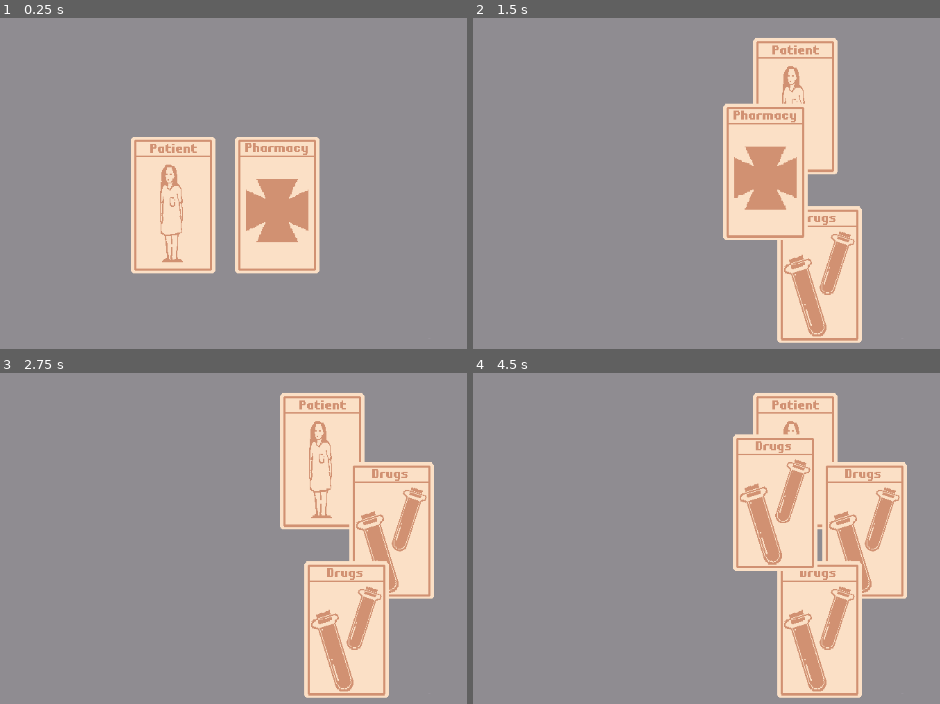
Above: before the commit, frames 1-4 (two rows, left to right).
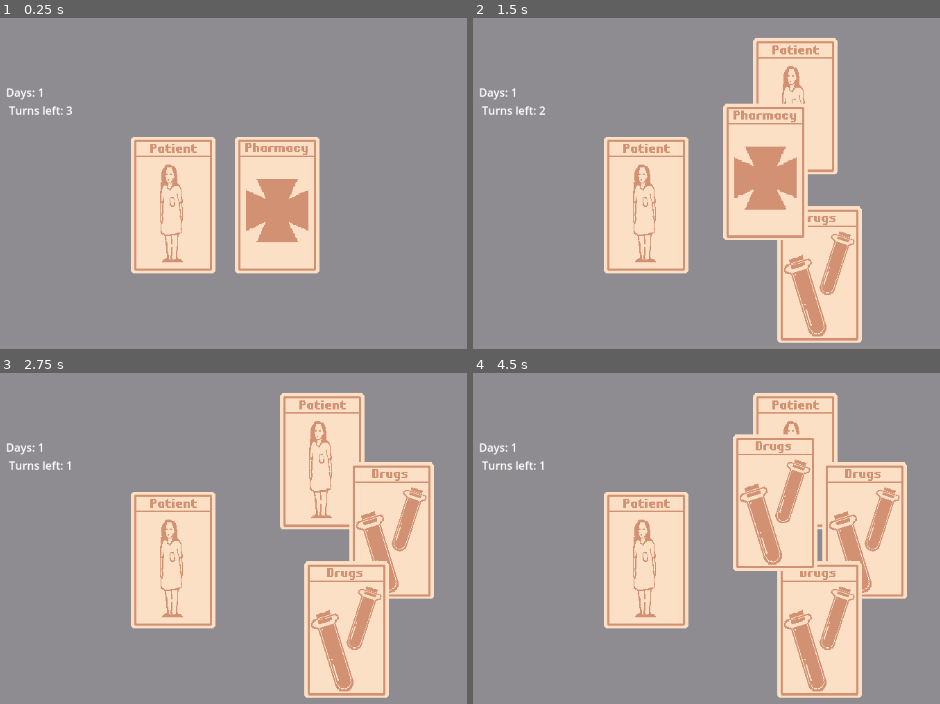
Above: after the commit, the same moments.

Repository: Pegasojuegos/Take-a-Pill
Game: Godot game, scene res://scenes/main.tscn
Same seed, same stepped clock (60 frames per second), same inputs: the game is played once before the commit and once after it.
Inputs (mouse positions are in pixels of both pictures, inside the frame that each line leads up to):
- Up to frame 1 (0.25 s): no input
- Up to frame 2 (1.5 s): tap Enter at 0.5 s; drag from (645, 206) to (795, 107) at 0.52 s; drag from (748, 206) to (795, 107) at 1.27 s
- Up to frame 3 (2.75 s): move the mouse to (345, 631) at 2.02 s; click (345, 631) at 2.17 s
- Up to frame 4 (4.5 s): tap Space at 2.75, 4.25 s; drag from (818, 631) to (865, 531) at 2.77 s; tap Enter at 3.5 s; drag from (865, 531) to (818, 631) at 3.52 s; drag from (865, 531) to (594, 449) at 4.27 s

The runs differ from the first frame. In frame 1, 0.3% of the frame differs, in the area x 1-16%, y 21-30%; in frame 2, 7.8%, in the area x 1-47%, y 21-78%; in frame 3, 7.8%; in frame 4, 7.8%.

Commit message:
Added medication and crazy patient system
Pending adding crazy patients atck other patients

Diff:
--- a/scenes/board.tscn
+++ b/scenes/board.tscn
@@ -11,3 +11,9 @@
 texture = ExtResource("2_kxwac")
 
 [node name="CardsInGame" type="Node2D" parent="."]
+
+[node name="Label" type="Label" parent="."]
+offset_left = -341.0
+offset_top = -175.0
+offset_right = -248.0
+offset_bottom = -126.0
--- a/scripts/board.gd
+++ b/scripts/board.gd
@@ -4,17 +4,22 @@
 	{"ingredients": {"Pharmacy": 1, "Patient": 1}, "result": {"Drugs":2}},
 	{"ingredients": {"Drugs": 3, "Patient":1},"result": {"Medication": 2}},
 ]
-@export var turnsPerDay: int = 5
+@export var turnsPerDay: int = 3
 var turnsLeft: int = turnsPerDay
 var days: int = 1
 var patientsInGame: Array = []
 var medicationsInGame: Array = []
 
 func _ready():
-	var patient = preload("res://scenes/deck/patient.tscn").instantiate()
-	patient.position.x = -100
-	patientsInGame.append(patient)
-	$CardsInGame.add_child(patient)
+	$Label.text = "Days: "+str(days)+"\n Turns left: "+str(turnsLeft)
+
+	#Generate initial patients
+	var patientsNumber = 4
+	for i in range(patientsNumber):
+		var patient = preload("res://scenes/deck/patient.tscn").instantiate()
+		patient.position.x = -100
+		patientsInGame.append(patient)
+		$CardsInGame.add_child(patient)
 	var pharmacy = preload("res://scenes/deck/pharmacy.tscn").instantiate()
 	pharmacy.position.x = 50
 	$CardsInGame.add_child(pharmacy)
@@ -43,17 +48,25 @@
 
 		# Check if needed ingredients are present
 		for ingredient in ingredientsNeeded.keys():
-			if not ingredientsCount.has(ingredient) or ingredientsCount[ingredient] < ingredientsNeeded[ingredient]:
+			if not ingredientsCount.has(ingredient) or ingredientsCount[ingredient] != ingredientsNeeded[ingredient]:
 				craftable = false
 				break # If one ingredient is missing the craft doesn't match
 
+		# Check if there is no extra ingredients
+		for ingredient in ingredientsCount.keys():
+			if not ingredientsNeeded.has(ingredient):
+				craftable = false
+				break
+
 		# If all ingredients are present and can play turn call craft and use consumables
-		if craftable and playTurns(1):
+		if craftable and canPlayTurns(1):
 			createCraft(craft["result"],selectedCards[0].position)
 
 			for card in selectedCards:
 				if card is Consumable:
 					card.use(1)
+
+			playTurns(1)
 
 func createCraft(cards: Dictionary, newPositon: Vector2):
 	for card in cards.keys():
@@ -76,17 +89,33 @@
 			else:
 				print("Failed to load scente: " + cardPath)
 
-func playTurns(numberOfTurns) -> bool:
-	var canPlayTurns = true
-	# You can't spend more turns than turns left
-	if (numberOfTurns < turnsLeft):
-		turnsLeft -= numberOfTurns
-		print(turnsLeft," ",days)
+# You can't spend more turns than turns left
+func canPlayTurns(numberOfTurns):
+	return numberOfTurns <= turnsLeft
 
-		# Next day logic
-		if turnsLeft <= 0:
-			days += 1
-			turnsLeft = turnsPerDay
+func playTurns(numberOfTurns):
+	turnsLeft -= numberOfTurns
 
-	else: canPlayTurns = false
-	return canPlayTurns
+	# Next day logic
+	if turnsLeft <= 0:
+		nextDay()
+
+	$Label.text = "Days: "+str(days)+"\n Turns left: "+str(turnsLeft)
+
+func nextDay():
+	days += 1
+	turnsLeft = turnsPerDay
+
+	if medicationsInGame >= patientsInGame:
+		#Use one medication for each patient
+		for i in range(patientsInGame.size()):
+			medicationsInGame[i].use(1)
+		print("Life")
+	else:
+		#Use the medications aviable, and go crazy the patients wit no medication
+		for i in range(medicationsInGame.size()):
+			medicationsInGame[i].use(1)
+
+		for i in range(patientsInGame.size() - medicationsInGame.size()):
+			patientsInGame[i].goCrazy()
+		print("Die")
--- a/scripts/deck/patient.gd
+++ b/scripts/deck/patient.gd
@@ -7,3 +7,6 @@
 
 func _init():
 	super._init(patientName, patientDescription, patientLige, patientDamage)
+
+func goCrazy():
+	$Sprite2D.texture = load("res://assets/images/carta.png")
